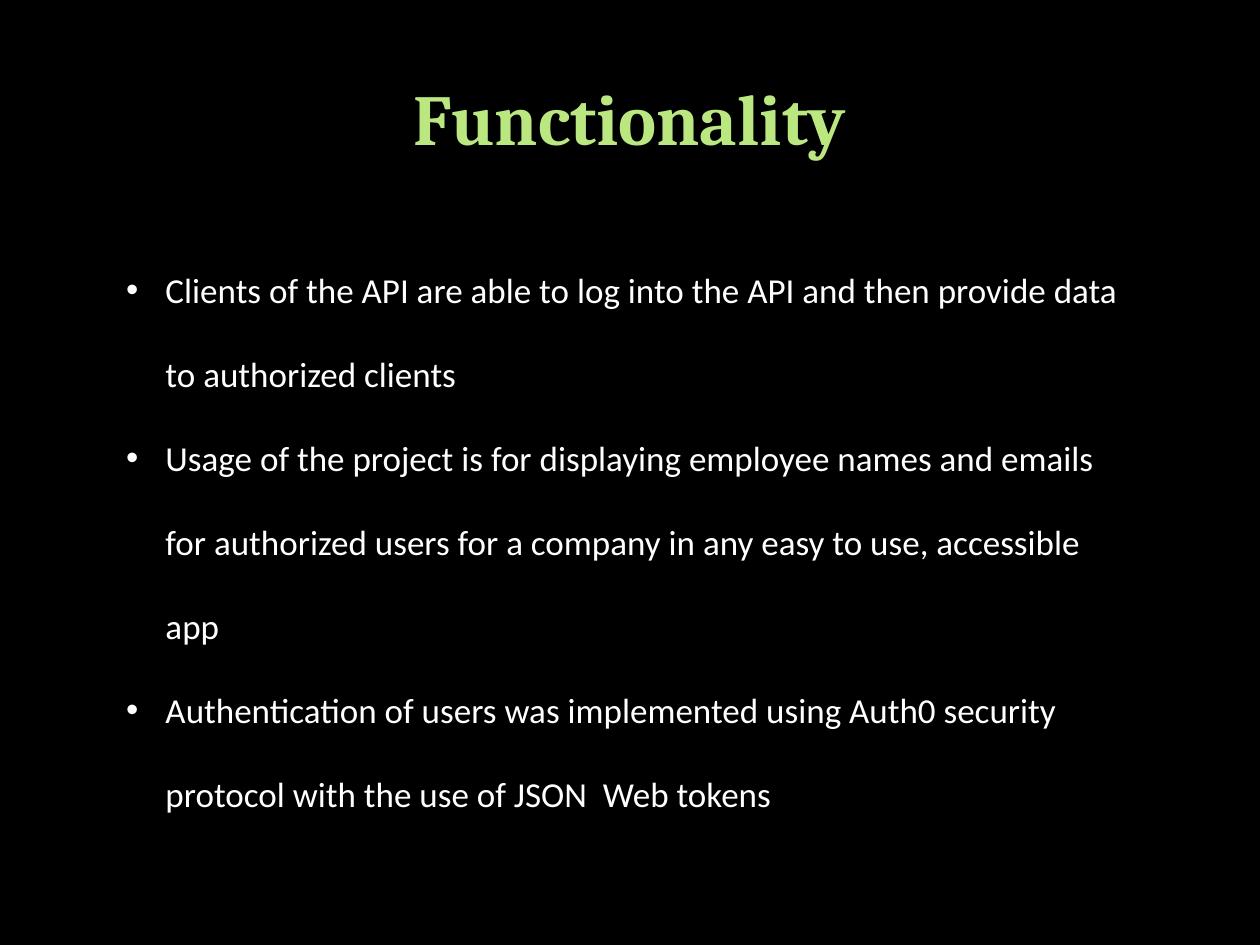
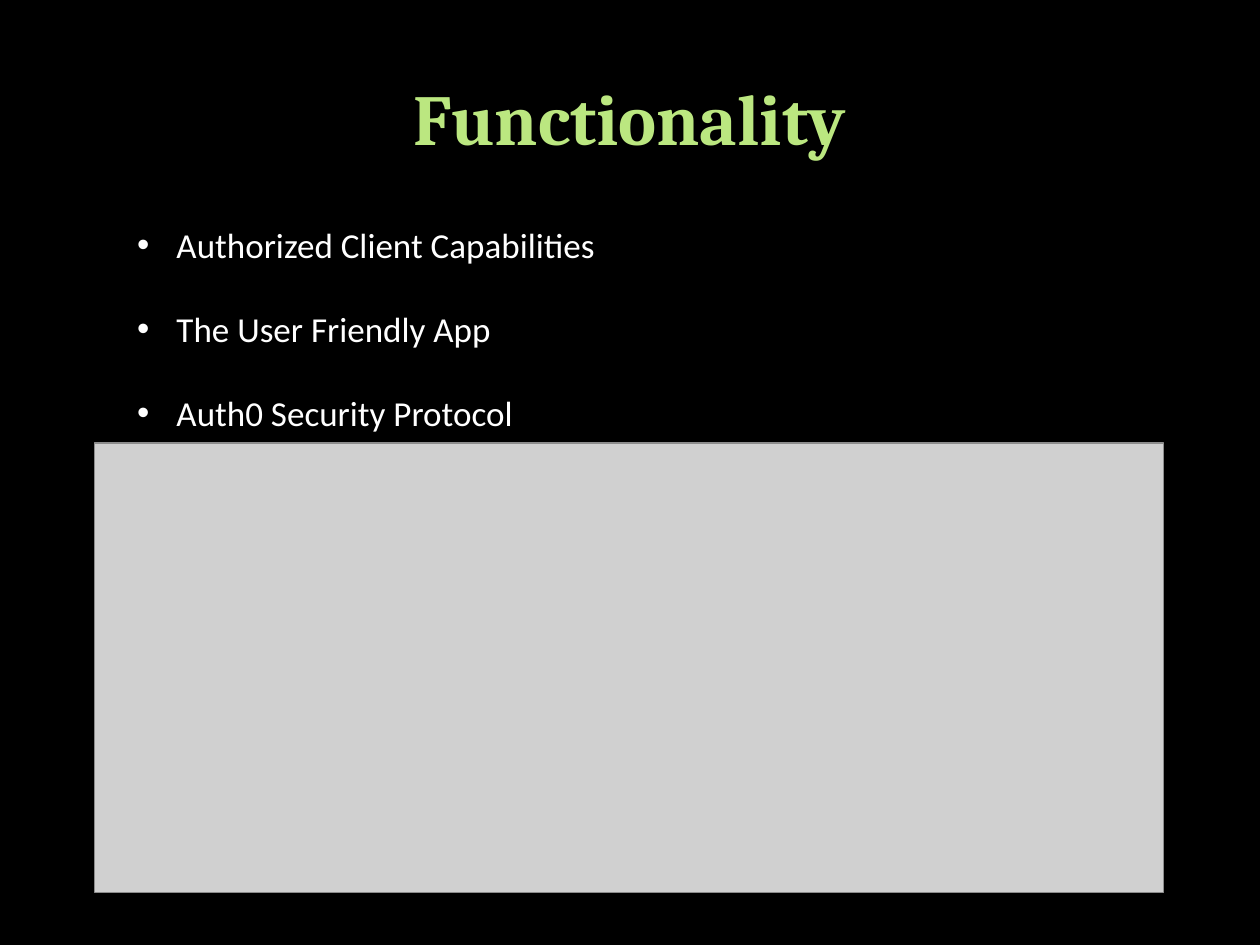
Before and after one commit to Rgutierrez0501/Project_1, a slide deck: slide 4 of Project 1.pptx. Drawn at 1260x945 pixels with LibreOffice and Linux fonts; fonts in the diff are those of the drawing; grey boxes stand for pictures; background and template pictures are left out. Boxes give left, top, right and bottom in pixels: in the first picture for what was removed or moved away, otherwise in the second. Text is boxed around its words. In the diff, an @@ line names an element or a change of style, - is before the commit and + after.

```diff
--- a/Project 1.pptx
+++ b/Project 1.pptx
@@ text added at (176, 233, 595, 432), 20 pt, text #FFFFFF @@
+• Authorized Client Capabilities
+• The User Friendly App
+• Auth0 Security Protocol
@@ text removed at (165, 278, 1117, 813) @@
-• Clients of the API are able to log into the API and then provide data to authorized clients
-• Usage of the project is for displaying employee names and emails for authorized users for a company in any easy to use, accessible app
-• Authentication of users was implemented using Auth0 security protocol with the use of JSON Web tokens
@@ picture added at (94, 444, 1164, 893) @@
```
Also in this commit, not shown: 2 other slides changed, 1 slide added, 2 slides removed.
